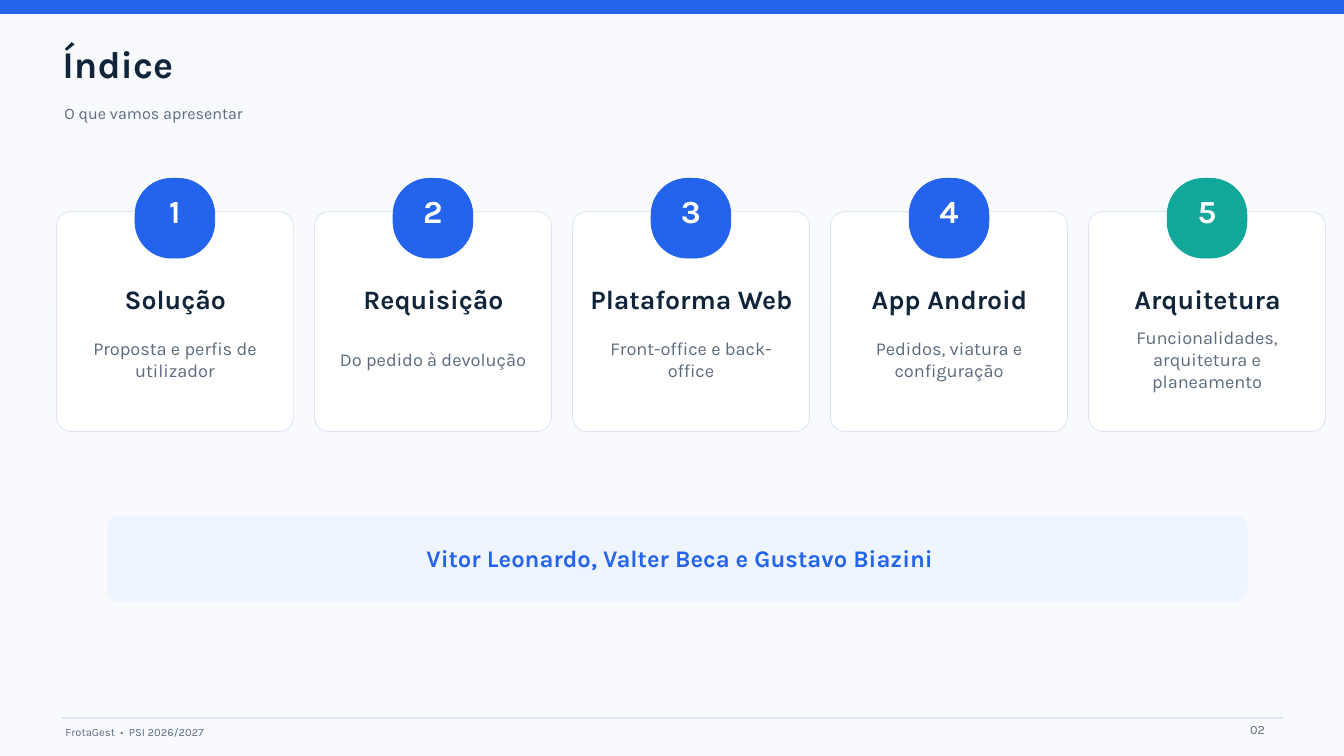
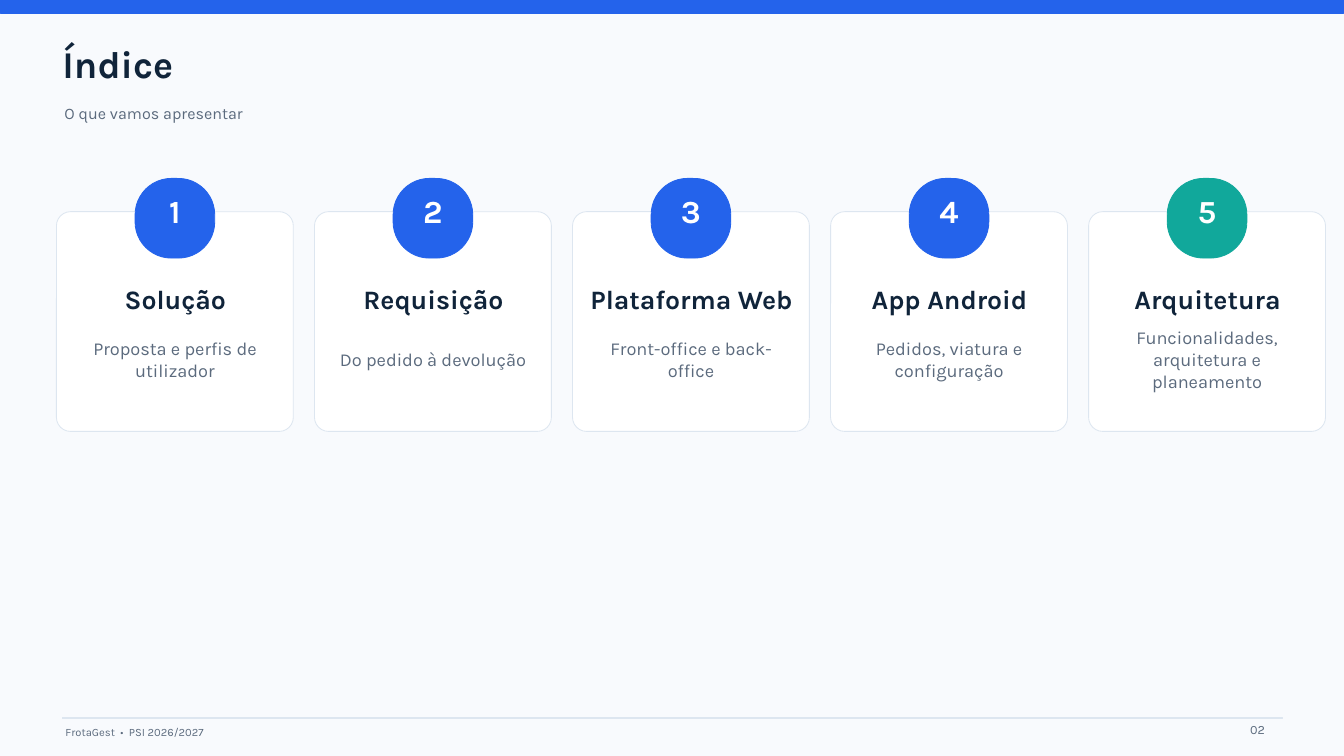
Before and after one commit to VitorLeonardoIPL/ProjetodeSistemasdeInforma-o, a slide deck: slide 2 of Docs/FrotaGest_PowerPoint_v2.pptx. Drawn at 1344x756 pixels with LibreOffice and Linux fonts; fonts in the diff are those of the drawing. Boxes give left, top, right and bottom in pixels: in the first picture for what was removed or moved away, otherwise in the second. Text is boxed around its words. In the diff, an @@ line names an element or a change of style, - is before the commit and + after.

```diff
--- a/Docs/FrotaGest_PowerPoint_v2.pptx
+++ b/Docs/FrotaGest_PowerPoint_v2.pptx
@@ rounded rectangle removed at [108, 516, 1247, 602] @@
@@ text removed at [426, 550, 932, 570] @@
-Vitor Leonardo, Valter Beca e Gustavo Biazini
```
